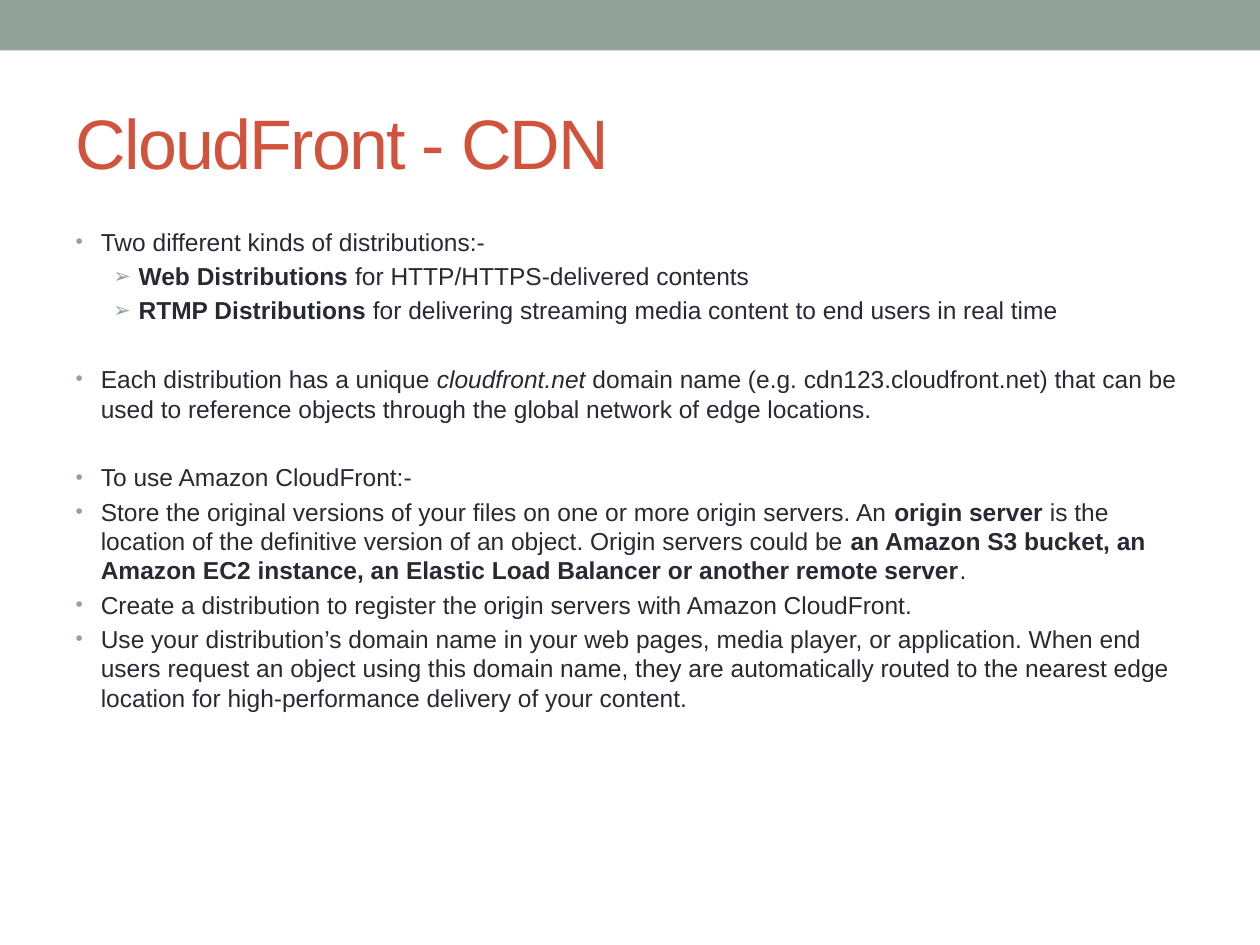
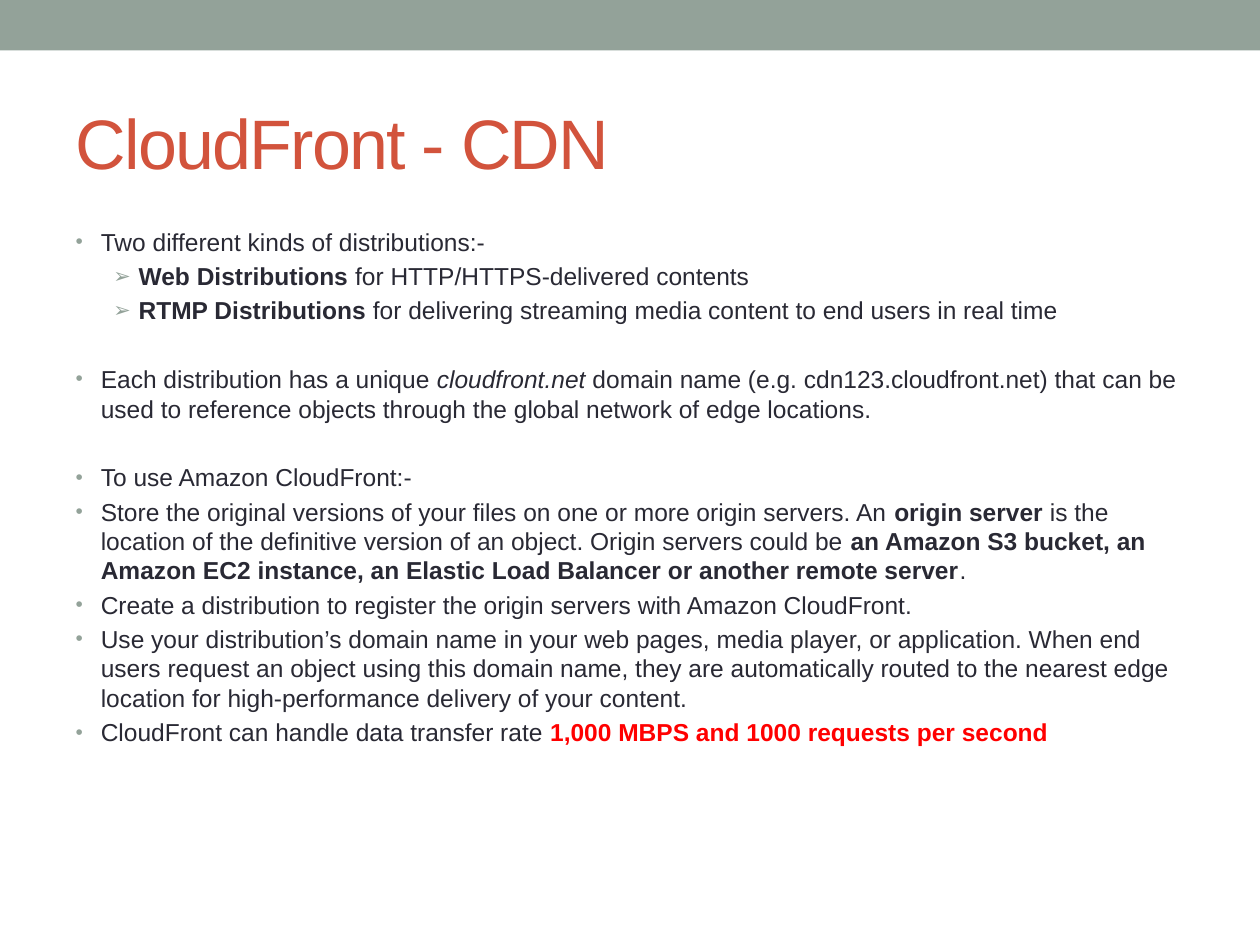
Before and after one commit to notionquest/ProjectDocumentation, a slide deck: slide 38 of AWS_Solution_Architect.pptx. Drawn at 1260x945 pixels with LibreOffice and Linux fonts; fonts in the diff are those of the drawing. Boxes give left, top, right and bottom in pixels: in the first picture for what was removed or moved away, otherwise in the second. Text is boxed around its words. In the diff, an @@ line names an element or a change of style, - is before the commit and + after.

Commit message:
dynamodb, cloudfront and elb

```diff
--- a/AWS_Solution_Architect.pptx
+++ b/AWS_Solution_Architect.pptx
@@ text at bbox=[101, 723, 1048, 746]: paragraph added @@
+• CloudFront can handle data transfer rate 1,000 MBPS and 1000 requests per second
```
Also in this commit, not shown: 9 other slides changed, 4 slides added.
